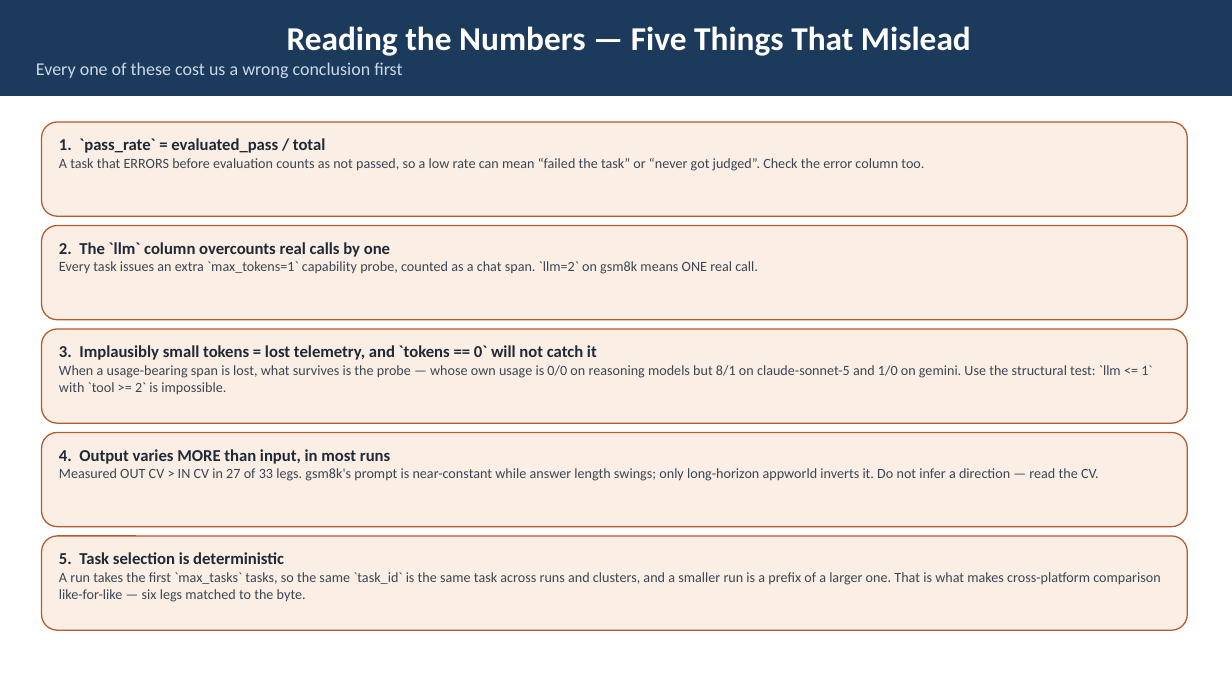
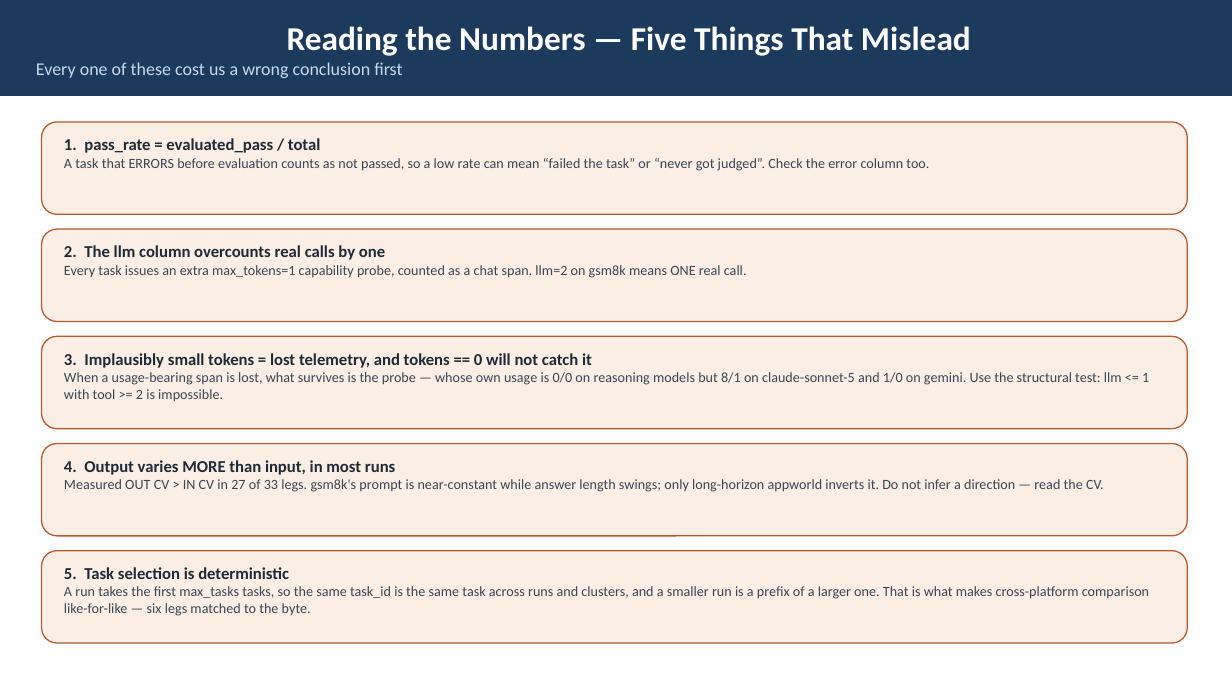
Before and after one commit to webchang/benchmarking, a slide deck: slide 10 of docs/BenchmarkingService.pptx. Drawn at 1232x693 pixels with LibreOffice and Linux fonts; fonts in the diff are those of the drawing. Boxes give left, top, right and bottom in pixels: in the first picture for what was removed or moved away, otherwise in the second. Text is boxed around its words. In the diff, an @@ line names an element or a change of style, - is before the commit and + after.

```diff
--- a/docs/BenchmarkingService.pptx
+++ b/docs/BenchmarkingService.pptx
@@ text in rounded rectangle at (64,138,320,153): text changed @@
-1. `pass_rate` = evaluated_pass / total
+1. pass_rate = evaluated_pass / total
@@ text in rounded rectangle at (64,245,747,278): text changed @@
-2. The `llm` column overcounts real calls by one
-Every task issues an extra `max_tokens=1` capability probe, counted as a chat span. `llm=2` on gsm8k means ONE real call.
+2. The llm column overcounts real calls by one
+Every task issues an extra max_tokens=1 capability probe, counted as a chat span. llm=2 on gsm8k means ONE real call.
@@ rounded rectangle "3. Implausibly small tokens = ...": place and size @@
-rounded rectangle "3. Implausibly small tokens = ..." at (42,329,1188,423)
+rounded rectangle "3. Implausibly small tokens = ..." at (42,336,1188,429)
@@ text in rounded rectangle at (64,353,1149,402): text changed @@
-3. Implausibly small tokens = lost telemetry, and `tokens == 0` will not catch it
-When a usage-bearing span is lost, what survives is the probe — whose own usage is 0/0 on reasoning models but 8/1 on claude-sonnet-5 and 1/0 on gemini. Use the structural test: `llm <= 1` with `tool >= 2` is impossible.
+3. Implausibly small tokens = lost telemetry, and tokens == 0 will not catch it
+When a usage-bearing span is lost, what survives is the probe — whose own usage is 0/0 on reasoning models but 8/1 on claude-sonnet-5 and 1/0 on gemini. Use the structural test: llm <= 1 with tool >= 2 is impossible.
@@ rounded rectangle "4. Output varies MORE than ...": place and size @@
-rounded rectangle "4. Output varies MORE than ..." at (42,433,1188,527)
+rounded rectangle "4. Output varies MORE than ..." at (42,444,1188,536)
@@ rounded rectangle "5. Task selection is deterministic": place and size @@
-rounded rectangle "5. Task selection is deterministic" at (42,536,1188,630)
+rounded rectangle "5. Task selection is deterministic" at (42,551,1188,643)
@@ text in rounded rectangle at (64,586,1149,616): text changed @@
-A run takes the first `max_tasks` tasks, so the same `task_id` is the same task across runs and clusters, and a smaller run is a prefix of a larger one. That is what makes cross-platform comparison like-for-like — six legs matched to the byte.
+A run takes the first max_tasks tasks, so the same task_id is the same task across runs and clusters, and a smaller run is a prefix of a larger one. That is what makes cross-platform comparison like-for-like — six legs matched to the byte.
```
Also in this commit, not shown: 2 other slides changed, 1 other file.
